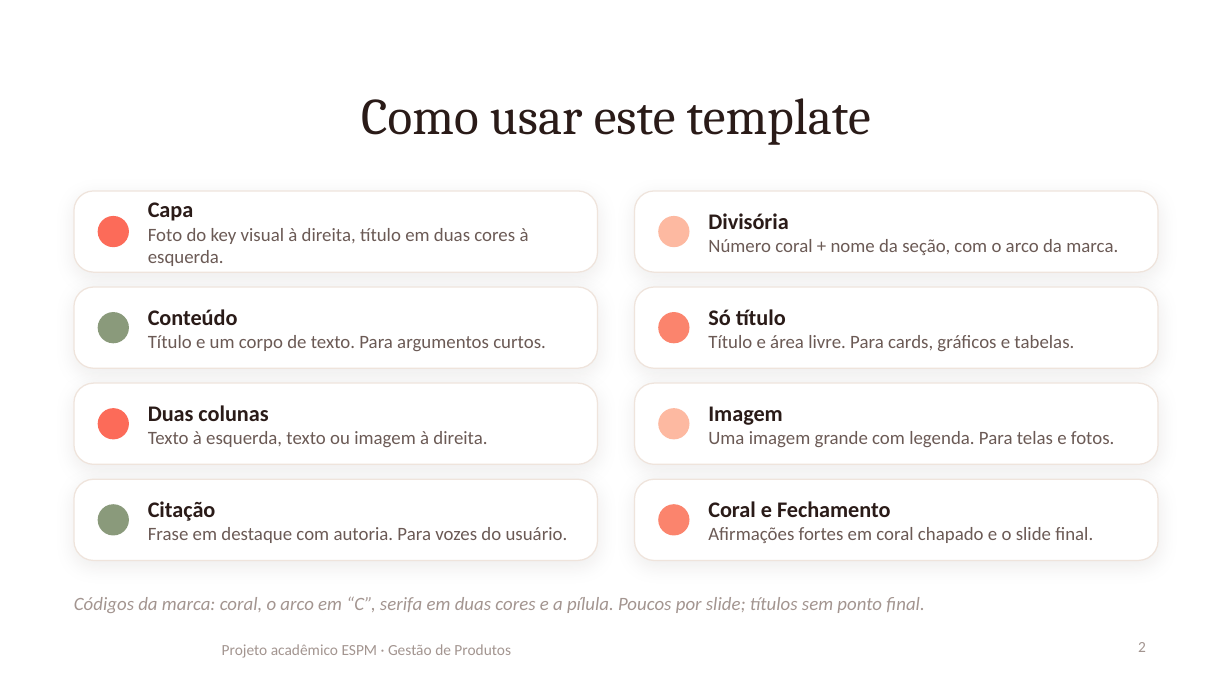
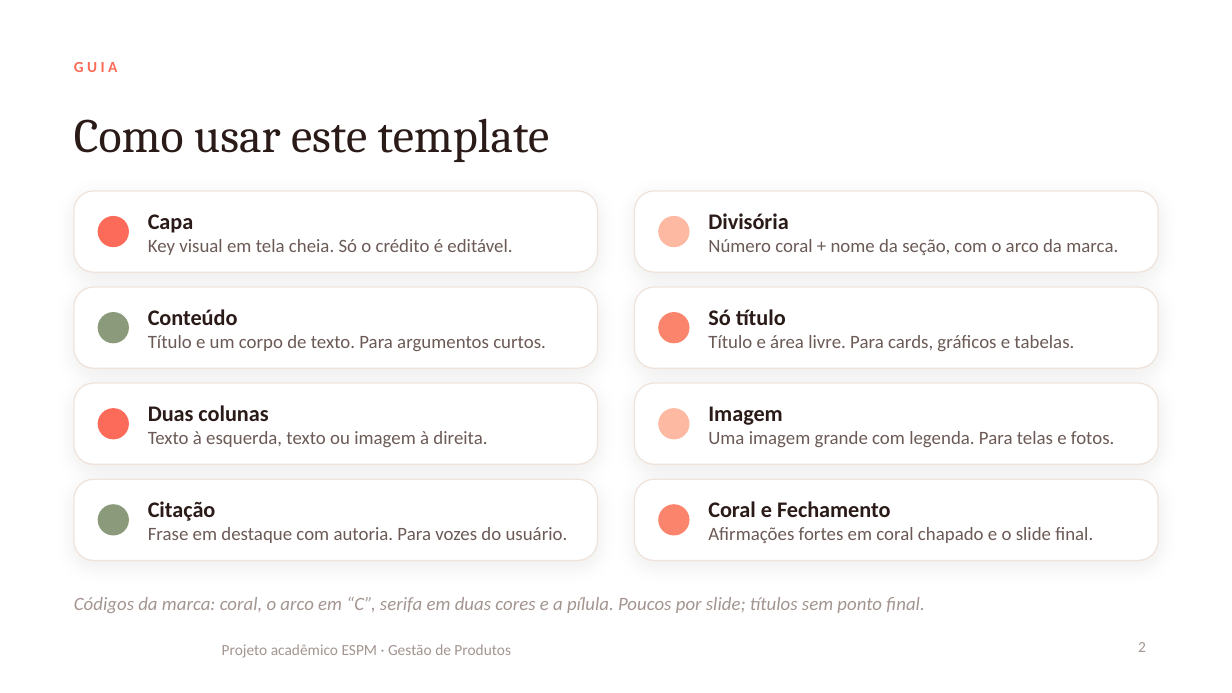
Before and after one commit to ojohnmf-glitch/espm, a slide deck: slide 2 of apresentacao/cora-template.pptx. Drawn at 1232x693 pixels with LibreOffice and Linux fonts; fonts in the diff are those of the drawing; background and template pictures are left out. Boxes give left, top, right and bottom in pixels: in the first picture for what was removed or moved away, otherwise in the second. Text is boxed around its words. In the diff, an @@ line names an element or a change of style, - is before the commit and + after.

```diff
--- a/apresentacao/cora-template.pptx
+++ b/apresentacao/cora-template.pptx
@@ title "Como usar este template": place and size @@
-title "Como usar este template" at (361, 98, 871, 145)
+title "Como usar este template" at (74, 118, 550, 162)
@@ title "Como usar este template" at (74, 118, 550, 162): size 30 to 28 pt; alignment centre to left @@
@@ text added at (74, 62, 118, 72), 9 pt, text #FC6B59, bold @@
+GUIA
@@ text at (148, 239, 512, 255): text changed @@
-Foto do key visual à direita, título em duas cores à esquerda.
+Key visual em tela cheia. Só o crédito é editável.
```
Also in this commit, not shown: 11 other slides changed, 2 slides added, 2 slides removed.
